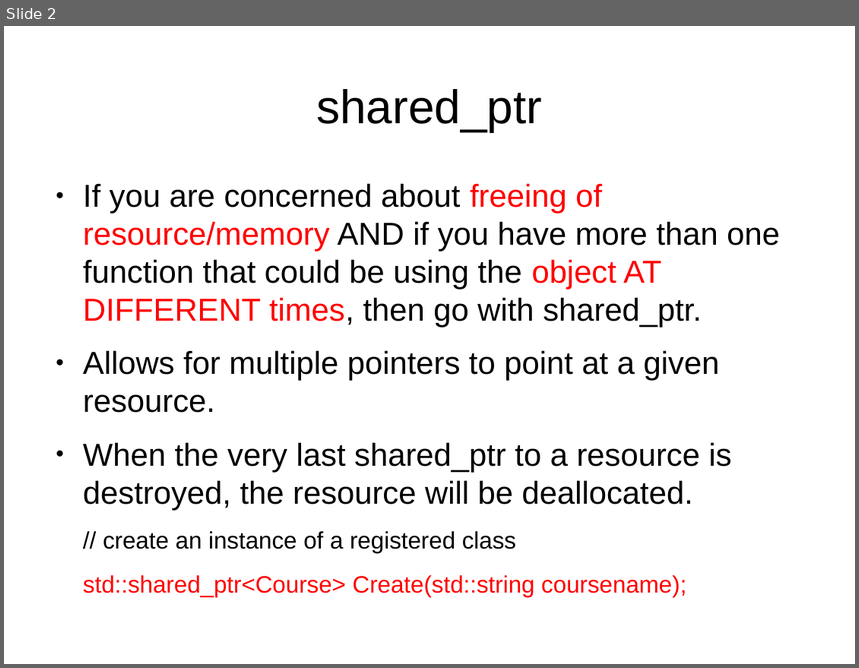
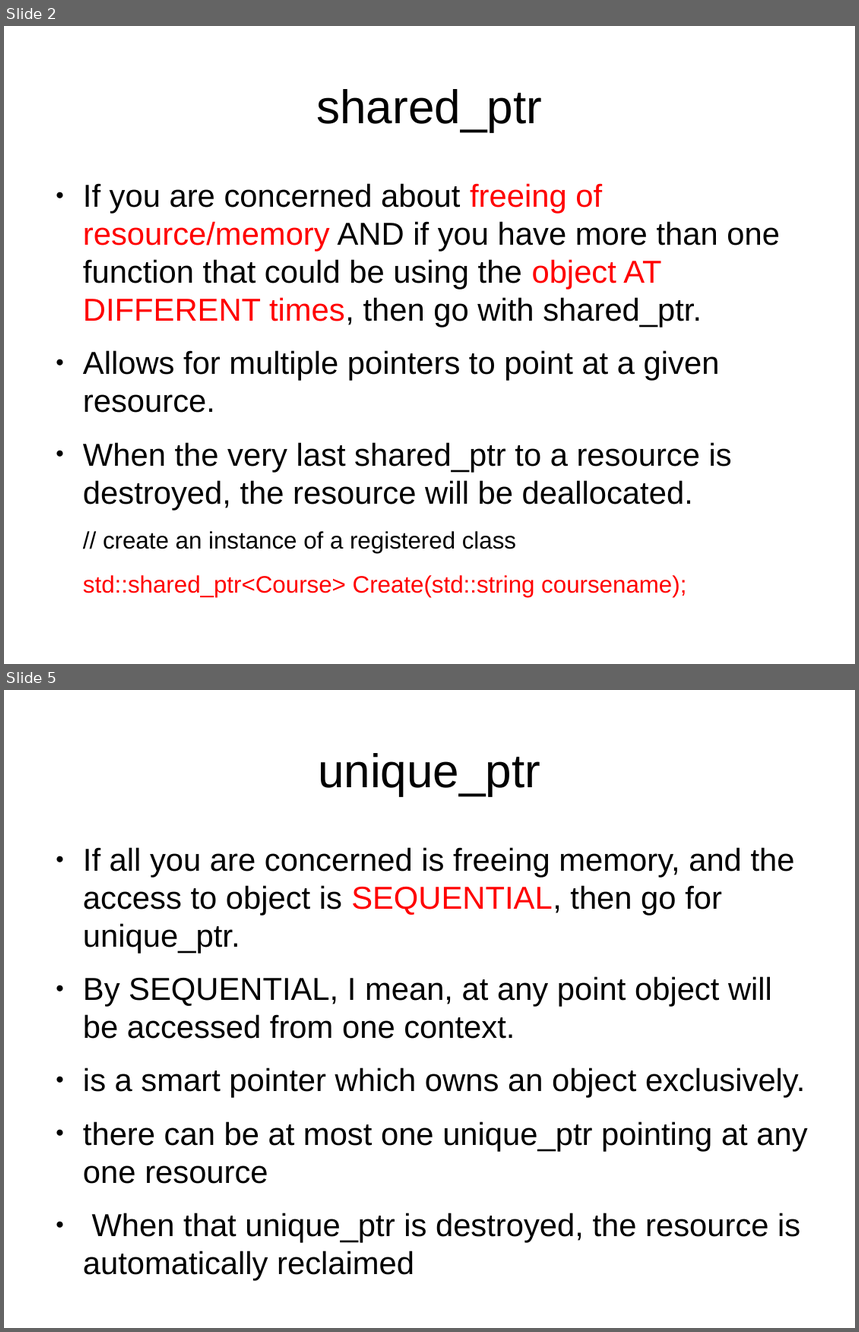
Before and after one commit to kks32/cpp-software-development, a slide deck: Ex3_Smart_Pointers/Ex3_Smart_Pointers.odp. Shown one above the other, each under a label of ours: slide 2 before the commit, slides 2 and 5 after it; the slides between them are not shown. The pictures are 859x668 and 859x1332 pixels, drawn with LibreOffice and Linux fonts; fonts in the diff are those of the drawing. Boxes give left, top, right and bottom in pixels: in the first picture for what was removed or moved away, otherwise in the second. Text is boxed around its words. In the diff, an @@ line names an element or a change of style, - is before the commit and + after.

Commit message:
Smart Pointers

```diff
--- a/Ex3_Smart_Pointers/Ex3_Smart_Pointers.odp
+++ b/Ex3_Smart_Pointers/Ex3_Smart_Pointers.odp
@@ slide 5 added at [4,690,855,1328], background #FFFFFF @@
@@ title added at [318,753,541,796], 44 pt, text #000000 @@
+unique_ptr
@@ text added at [83,847,807,1281], 29.6 pt, text #000000 @@
+● If all you are concerned is freeing memory, and the access to object is SEQUENTIAL, then go for unique_ptr.
+● By SEQUENTIAL, I mean, at any point object will be accessed from one context.
+● is a smart pointer which owns an object exclusively.
+● there can be at most one unique_ptr pointing at any one resource
+● When that unique_ptr is destroyed, the resource is automatically reclaimed
```
Also in this commit, not shown: 3 slides changed, 3 other slides added, 1 other file.
